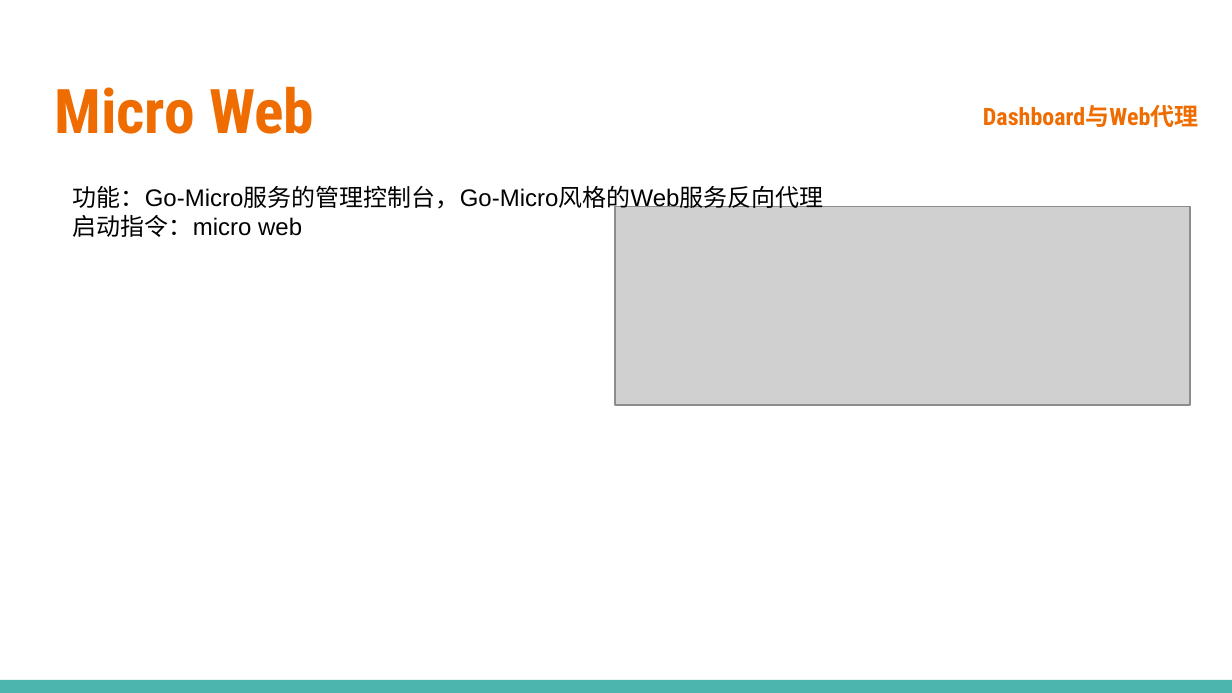
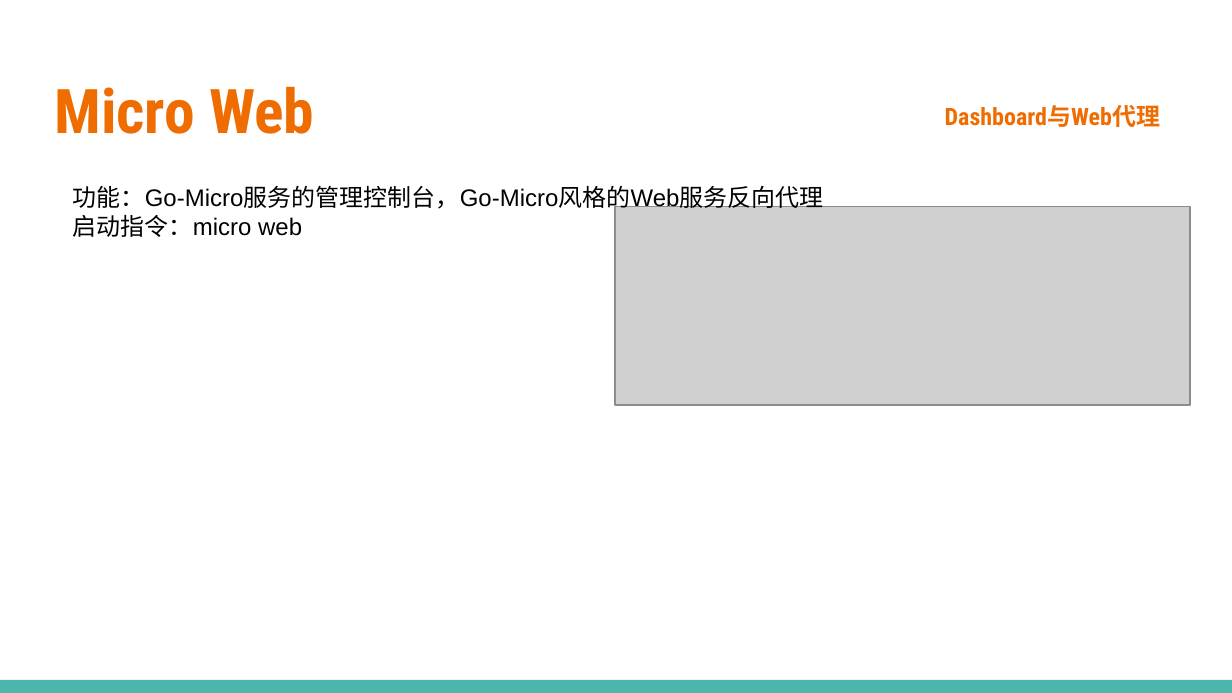
Before and after one commit to printfcoder/stack-rpc-tutorials, a slide deck: slide 16 of others/share/learning-go/【第三期】Micro工具集.pptx. Drawn at 1232x693 pixels with LibreOffice and Linux fonts; fonts in the diff are those of the drawing; grey boxes stand for pictures; background and template pictures are left out. Boxes give left, top, right and bottom in pixels: in the first picture for what was removed or moved away, otherwise in the second. Text is boxed around its words. In the diff, an @@ line names an element or a change of style, - is before the commit and + after.

```diff
--- a/others/share/learning-go/【第三期】Micro工具集.pptx
+++ b/others/share/learning-go/【第三期】Micro工具集.pptx
@@ text "Dashboard与Web代理": place and size @@
-text "Dashboard与Web代理" at <box>983,105,1198,127</box>
+text "Dashboard与Web代理" at <box>945,105,1160,127</box>
```
Also in this commit, not shown: 2 other slides changed, 2 slides added, 1 slide removed, 1 other file.
